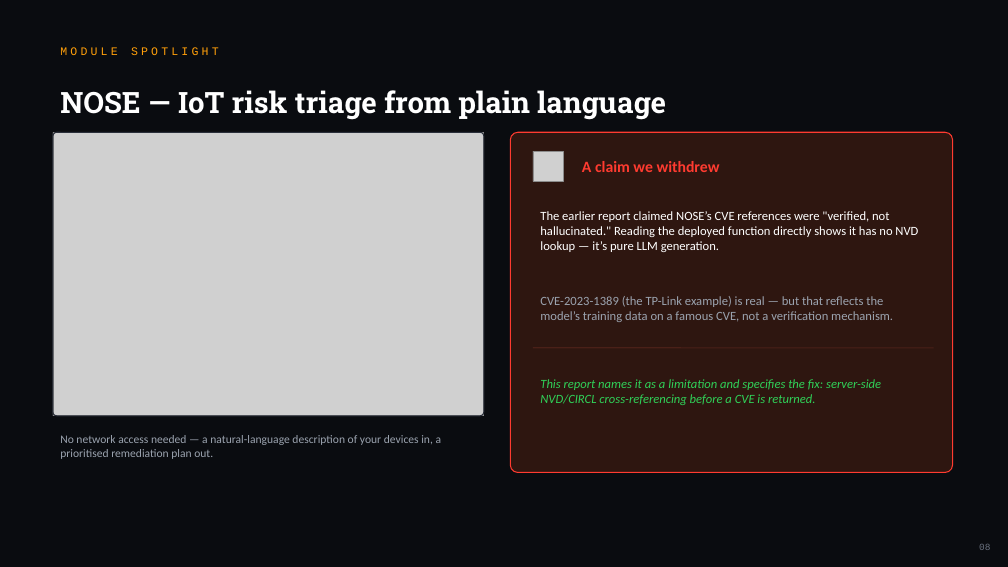
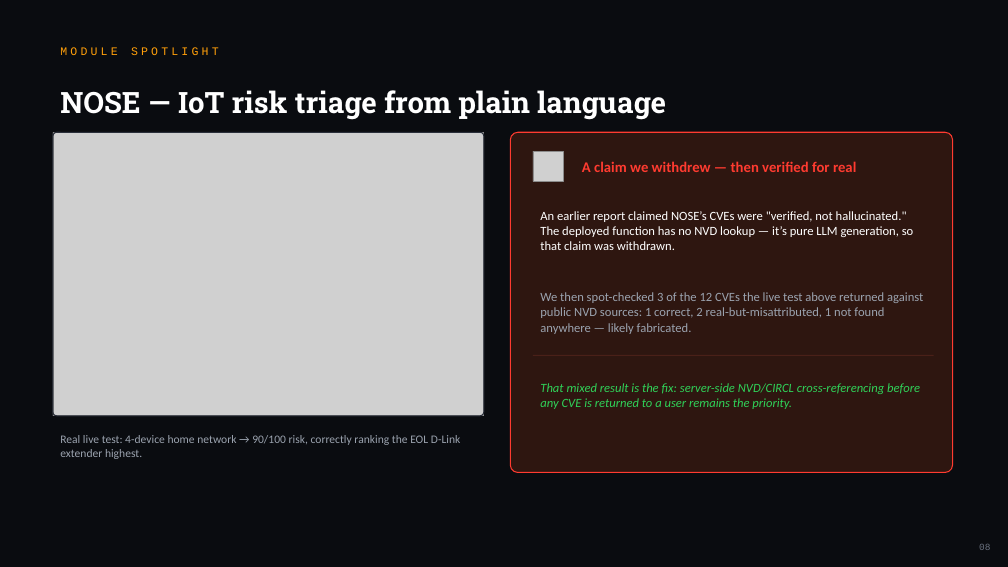
Before and after one commit to TheApeAcademy/DOBERMAN-, a slide deck: slide 8 of public/DOBERMAN_Defence_Presentation.pptx. Drawn at 1008x567 pixels with LibreOffice and Linux fonts; fonts in the diff are those of the drawing; grey boxes stand for pictures. Boxes give left, top, right and bottom in pixels: in the first picture for what was removed or moved away, otherwise in the second. Text is boxed around its words. In the diff, an @@ line names an element or a change of style, - is before the commit and + after.

```diff
--- a/public/DOBERMAN_Defence_Presentation.pptx
+++ b/public/DOBERMAN_Defence_Presentation.pptx
@@ text at bbox=[582, 161, 856, 172]: text changed; size 15 to 14 pt @@
-A claim we withdrew
+A claim we withdrew — then verified for real
@@ text at bbox=[540, 211, 914, 250]: text changed @@
-The earlier report claimed NOSE’s CVE references were "verified, not hallucinated." Reading the deployed function directly shows it has no NVD lookup — it’s pure LLM generation.
+An earlier report claimed NOSE’s CVEs were "verified, not hallucinated." The deployed function has no NVD lookup — it’s pure LLM generation, so that claim was withdrawn.
@@ text at bbox=[540, 292, 923, 334]: text changed @@
-CVE-2023-1389 (the TP-Link example) is real — but that reflects the model’s training data on a famous CVE, not a verification mechanism.
+We then spot-checked 3 of the 12 CVEs the live test above returned against public NVD sources: 1 correct, 2 real-but-misattributed, 1 not found anywhere — likely fabricated.
@@ line moved from (533, 348) - (934, 348) to (533, 355) - (934, 355) @@
@@ text at bbox=[540, 383, 920, 409]: text changed @@
-This report names it as a limitation and specifies the fix: server-side NVD/CIRCL cross-referencing before a CVE is returned.
+That mixed result is the fix: server-side NVD/CIRCL cross-referencing before any CVE is returned to a user remains the priority.
@@ text at bbox=[60, 435, 460, 459]: text changed @@
-No network access needed — a natural-language description of your devices in, a prioritised remediation plan out.
+Real live test: 4-device home network → 90/100 risk, correctly ranking the EOL D-Link extender highest.
```
Also in this commit, not shown: 6 other slides changed, 17 other files.
